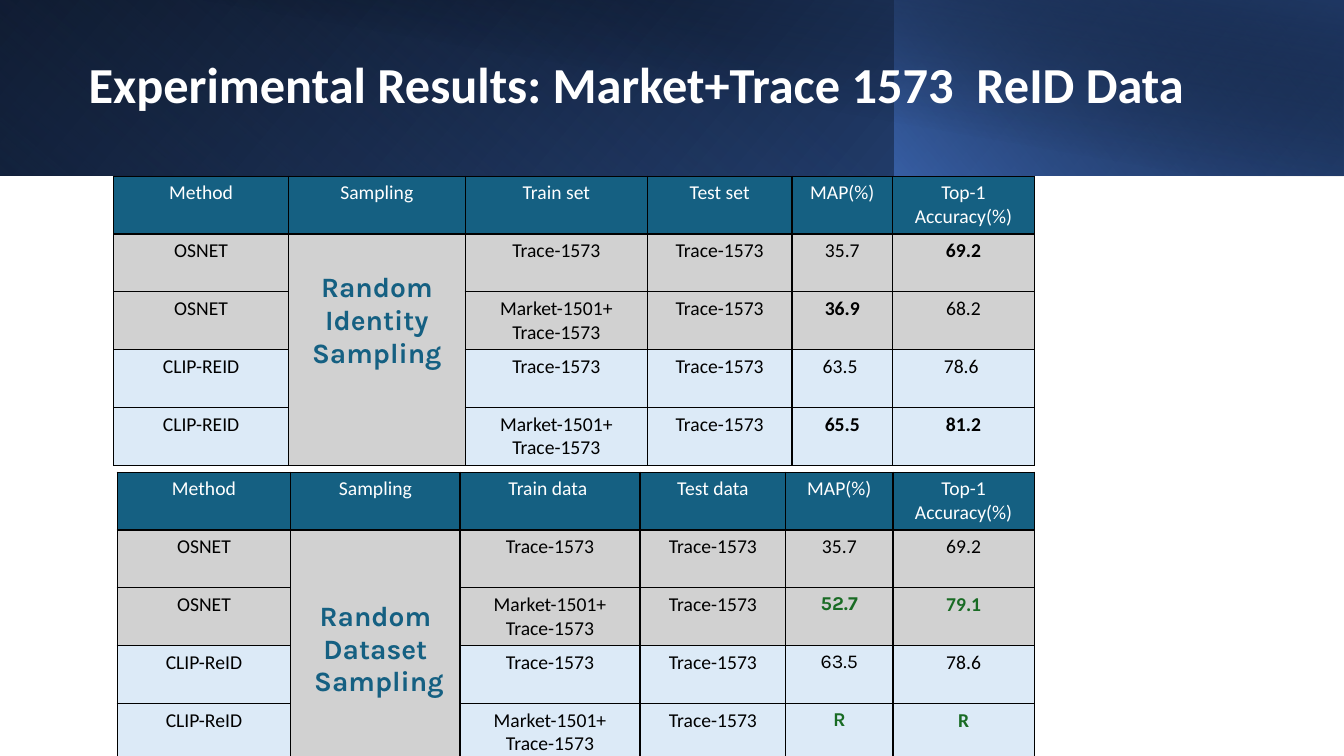
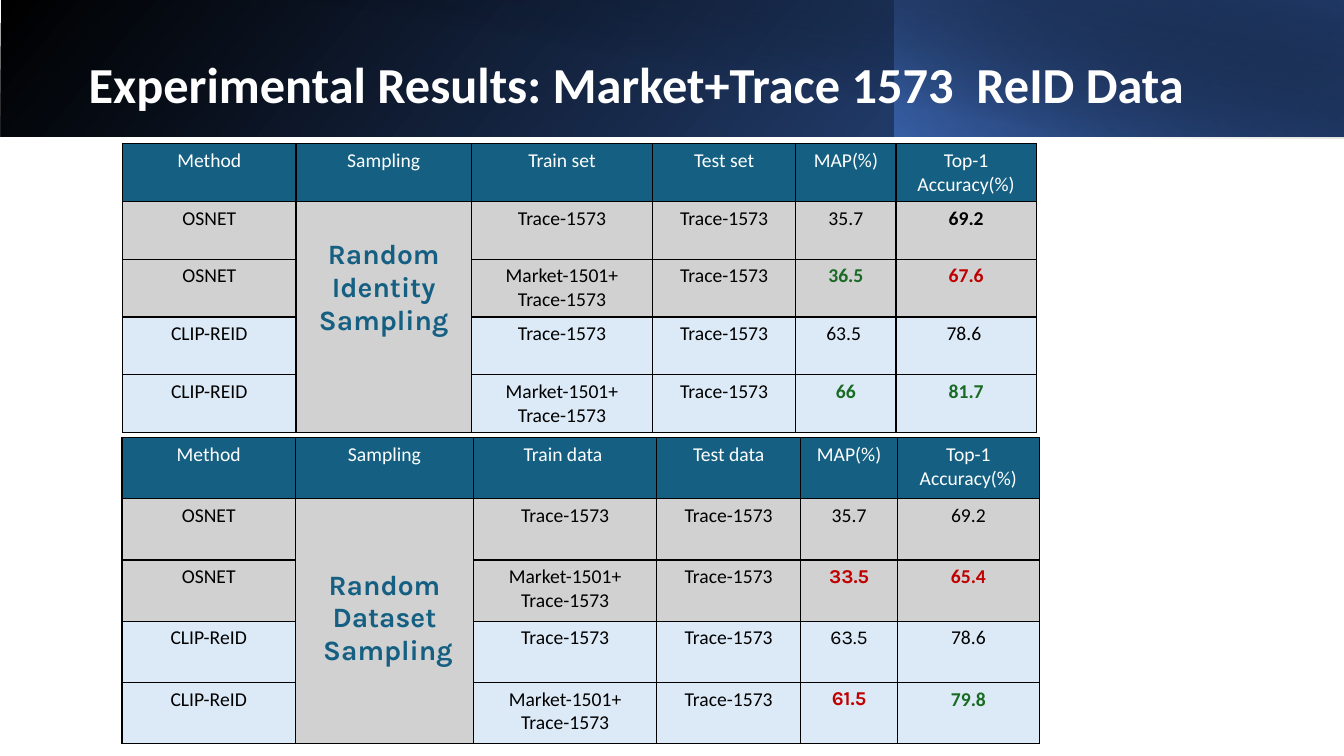
Before and after one commit to ManishGovind/transfer, a slide deck: slide 12 of Temp.pptx. Drawn at 1344x756 pixels with LibreOffice and Linux fonts; fonts in the diff are those of the drawing. Boxes give left, top, right and bottom in pixels: in the first picture for what was removed or moved away, otherwise in the second. Text is boxed around its words. In the diff, an @@ line names an element or a change of style, - is before the commit and + after.

```diff
--- a/Temp.pptx
+++ b/Temp.pptx
@@ rectangle removed at (x1=0, y1=0, x2=895, y2=175) @@
@@ rectangle resized from (x1=0, y1=0, x2=1344, y2=175) to (x1=1, y1=0, x2=1344, y2=137) @@
@@ rectangle resized from (x1=50, y1=0, x2=1344, y2=176) to (x1=50, y1=0, x2=1344, y2=139) @@
@@ rectangle resized from (x1=894, y1=0, x2=1344, y2=175) to (x1=894, y1=0, x2=1344, y2=137) @@
@@ table at (x1=123, y1=143, x2=1036, y2=429) @@
-row 3, column 5: 36.9
+row 3, column 5: 36.5
-row 3, column 6: 68.2
+row 3, column 6: 67.6
-row 5, column 5: 65.5
+row 5, column 5: 66
-row 5, column 6: 81.2
+row 5, column 6: 81.7
@@ table resized from (x1=114, y1=176, x2=1033, y2=462) to (x1=123, y1=143, x2=1036, y2=429) @@
@@ table at (x1=122, y1=438, x2=1040, y2=744) @@
-row 3, column 5: 52.7
+row 3, column 5: 33.5
-row 3, column 6: 79.1
+row 3, column 6: 65.4
-row 5, column 5: R
+row 5, column 5: 61.5
-row 5, column 6: R
+row 5, column 6: 79.8
@@ table resized from (x1=117, y1=472, x2=1034, y2=756) to (x1=122, y1=438, x2=1040, y2=744) @@
```
Also in this commit, not shown: 8 other slides changed, 6 slides added, 1 slide removed.
